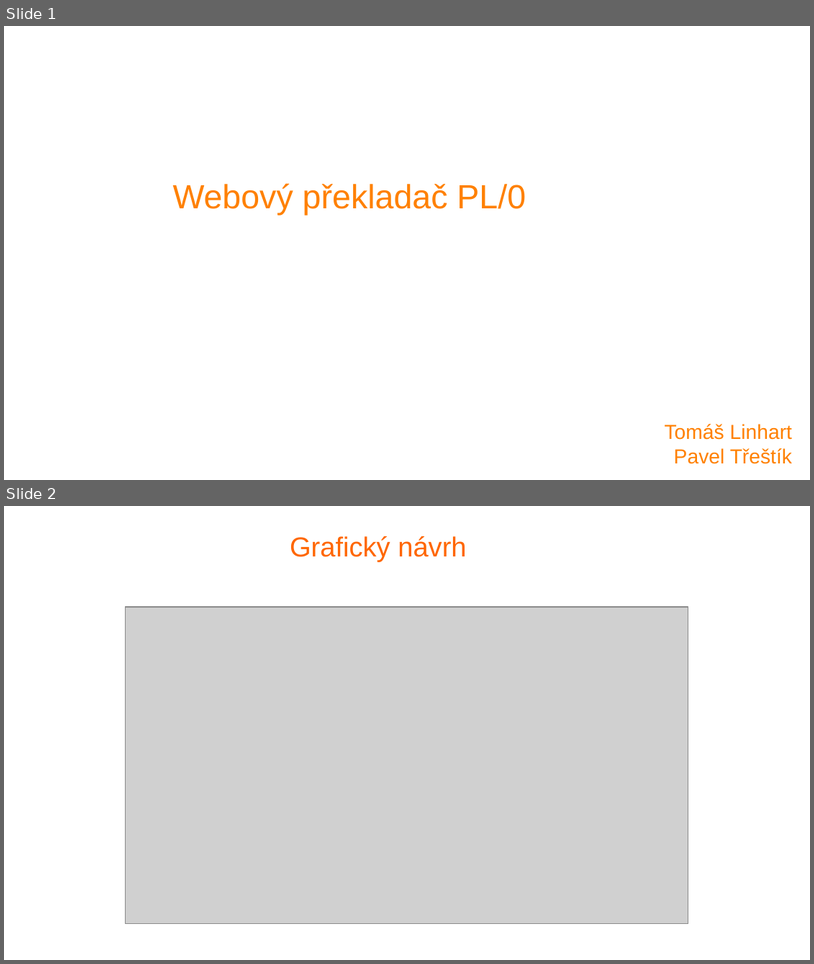
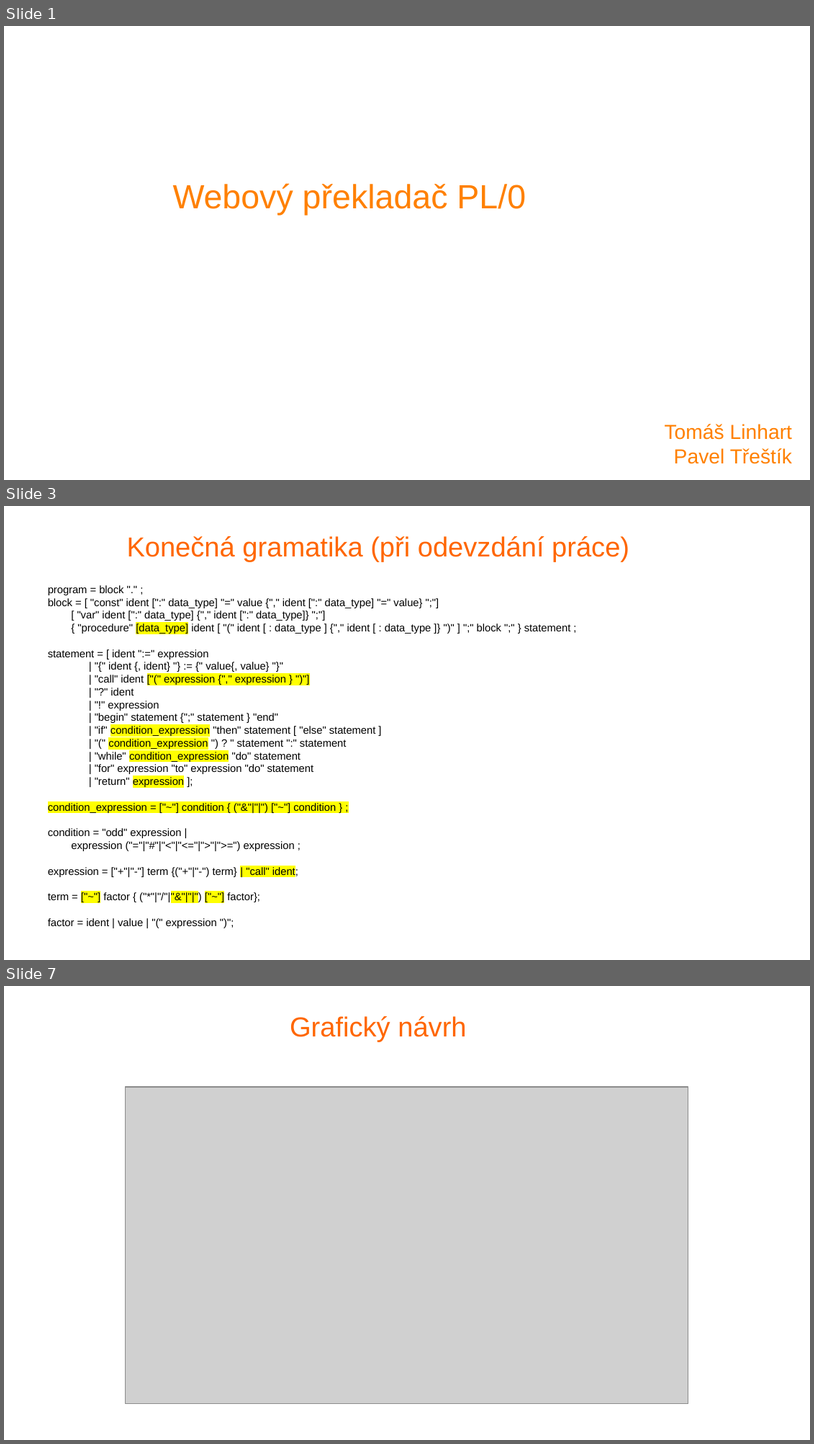
Before and after one commit to trestikp/fjp_semestral, a slide deck: presentation/second_presentation.odp. Shown one above the other, each under a label of ours: slides 1 and 2 before the commit, slides 1, 3 and 7 after it; the slides between them are not shown. The pictures are 814x964 and 814x1444 pixels, drawn with LibreOffice and Linux fonts; fonts in the diff are those of the drawing; grey boxes stand for pictures; background and template pictures are left out. Boxes give left, top, right and bottom in pixels: in the first picture for what was removed or moved away, otherwise in the second. Text is boxed around its words. In the diff, an @@ line names an element or a change of style, - is before the commit and + after.

```diff
--- a/presentation/second_presentation.odp
+++ b/presentation/second_presentation.odp
@@ slide 3 added at bbox=[4, 506, 810, 960], background #FFFFFF @@
@@ title added at bbox=[127, 536, 630, 562], 27 pt, text #FF6600 @@
+Konečná gramatika (při odevzdání práce)
@@ text added at bbox=[48, 585, 571, 902], 10.5 pt, text #000000 @@
+program = block "." ;
+block = [ "const" ident [":" data_type] "=" value {"," ident [":" data_type] "=" value} ";"]
+[ "var" ident [":" data_type] {"," ident [":" data_type]} ";"]
+{ "procedure" [data_type] ident [ "(" ident [ : data_type ] {"," ident [ : data_type ]} ")" ] ";" block ";" } statement ;
+statement = [ ident ":=" expression
+| "{" ident {, ident} "} := {" value{, value} "}"
+| "call" ident ["(" expression {"," expression } ")"]
+| "?" ident
+| "!" expression
+| "begin" statement {";" statement } "end"
+| "if" condition_expression "then" statement [ "else" statement ]
+| "(" condition_expression ") ? " statement ":" statement
+| "while" condition_expression "do" statement
+| "for" expression "to" expression "do" statement
+| "return" expression ];
+condition_expression = ["~"] condition { ("&"|"|") ["~"] condition } ;
+condition = "odd" expression |
+expression ("="|"#"|"<"|"<="|">"|">=") expression ;
+expression = ["+"|"-"] term {("+"|"-") term} | "call" ident;
+term = ["~"] factor { ("*"|"/"|"&"|"|") ["~"] factor};
+factor = ident | value | "(" expression ")";
@@ what was slide 2 is now slide 7 @@
```
Also in this commit, not shown: 1 slide changed, 3 other slides added, 1 slide removed, 2 other files.
